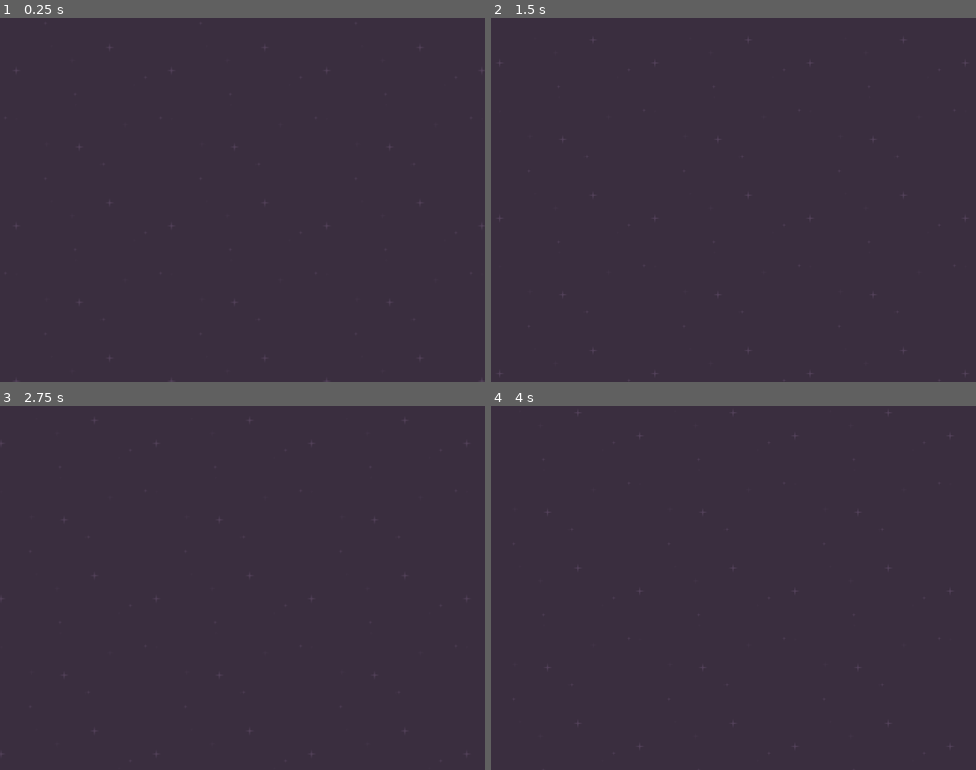
Above: before the commit, frames 1-4 (two rows, left to right).
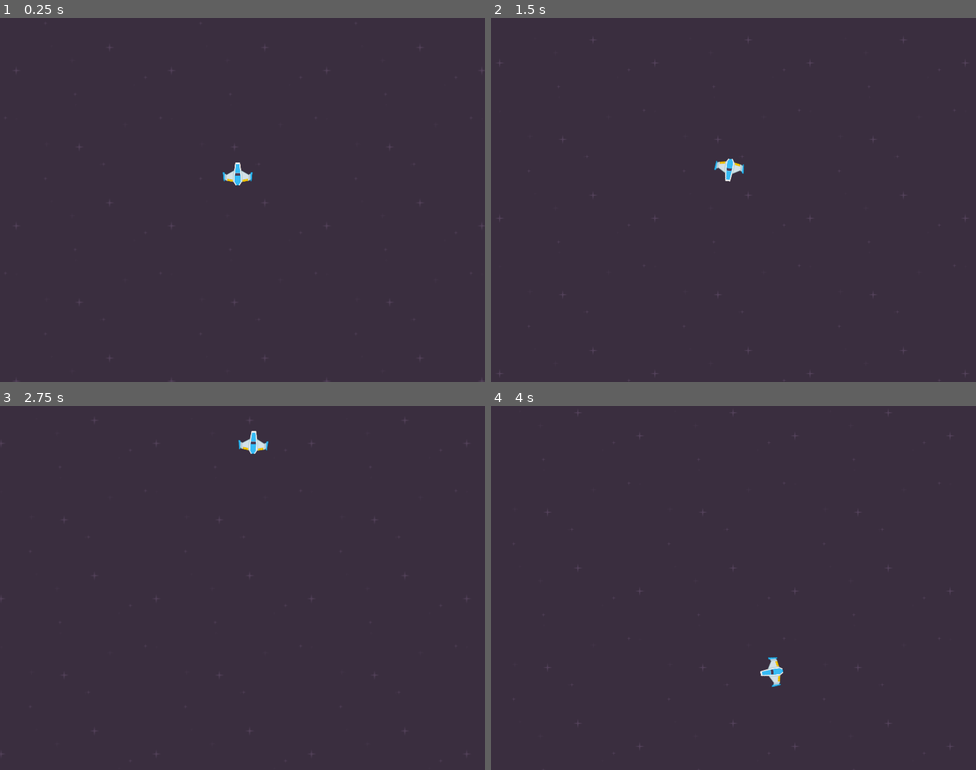
Above: after the commit, the same moments.

Repository: nicognito/game-a-week-001
Game: Godot game, scene res://scenes/level.tscn
Same seed, same stepped clock (60 frames per second), same inputs: the game is played once before the commit and once after it.
Inputs:
- Up to frame 1 (0.25 s): no input
- Up to frame 2 (1.5 s): tap Enter at 0.5 s; hold D (turn_right, bound only after the commit) 0.53-1.28 s; hold S (move_back, bound only after the commit) from 1.28 s (still down)
- Up to frame 3 (2.75 s): release S (move_back, bound only after the commit) at 2.03 s; hold D (turn_right, bound only after the commit) from 2.03 s (still down)
- Up to frame 4 (4 s): release D (turn_right, bound only after the commit) at 2.78 s; hold W (move_forward, bound only after the commit) 2.78-3.53 s; hold A (turn_left, bound only after the commit) from 3.53 s (still down)

The runs differ from the first frame. In frame 1, 0.2% of the frame differs, in the area x 45-53%, y 39-46%; in frame 2, 0.2%, in the area x 46-53%, y 38-45%; in frame 3, 0.2%; in frame 4, 0.2%.

Commit message:
Add player

Diff:
--- a/project.godot
+++ b/project.godot
@@ -19,3 +19,30 @@
 
 window/size/viewport_width=800
 window/size/viewport_height=600
+
+[input]
+
+turn_left={
+"deadzone": 0.5,
+"events": [Object(InputEventKey,"resource_local_to_scene":false,"resource_name":"","device":-1,"window_id":0,"alt_pressed":false,"shift_pressed":false,"ctrl_pressed":false,"meta_pressed":false,"pressed":false,"keycode":0,"physical_keycode":65,"key_label":0,"unicode":97,"echo":false,"script":null)
+, Object(InputEventKey,"resource_local_to_scene":false,"resource_name":"","device":-1,"window_id":0,"alt_pressed":false,"shift_pressed":false,"ctrl_pressed":false,"meta_pressed":false,"pressed":false,"keycode":0,"physical_keycode":4194319,"key_label":0,"unicode":0,"echo":false,"script":null)
+]
+}
+turn_right={
+"deadzone": 0.5,
+"events": [Object(InputEventKey,"resource_local_to_scene":false,"resource_name":"","device":-1,"window_id":0,"alt_pressed":false,"shift_pressed":false,"ctrl_pressed":false,"meta_pressed":false,"pressed":false,"keycode":0,"physical_keycode":68,"key_label":0,"unicode":100,"echo":false,"script":null)
+, Object(InputEventKey,"resource_local_to_scene":false,"resource_name":"","device":-1,"window_id":0,"alt_pressed":false,"shift_pressed":false,"ctrl_pressed":false,"meta_pressed":false,"pressed":false,"keycode":0,"physical_keycode":4194321,"key_label":0,"unicode":0,"echo":false,"script":null)
+]
+}
+move_forward={
+"deadzone": 0.5,
+"events": [Object(InputEventKey,"resource_local_to_scene":false,"resource_name":"","device":-1,"window_id":0,"alt_pressed":false,"shift_pressed":false,"ctrl_pressed":false,"meta_pressed":false,"pressed":false,"keycode":0,"physical_keycode":87,"key_label":0,"unicode":119,"echo":false,"script":null)
+, Object(InputEventKey,"resource_local_to_scene":false,"resource_name":"","device":-1,"window_id":0,"alt_pressed":false,"shift_pressed":false,"ctrl_pressed":false,"meta_pressed":false,"pressed":false,"keycode":0,"physical_keycode":4194320,"key_label":0,"unicode":0,"echo":false,"script":null)
+]
+}
+move_back={
+"deadzone": 0.5,
+"events": [Object(InputEventKey,"resource_local_to_scene":false,"resource_name":"","device":-1,"window_id":0,"alt_pressed":false,"shift_pressed":false,"ctrl_pressed":false,"meta_pressed":false,"pressed":false,"keycode":0,"physical_keycode":83,"key_label":0,"unicode":115,"echo":false,"script":null)
+, Object(InputEventKey,"resource_local_to_scene":false,"resource_name":"","device":-1,"window_id":0,"alt_pressed":false,"shift_pressed":false,"ctrl_pressed":false,"meta_pressed":false,"pressed":false,"keycode":0,"physical_keycode":4194322,"key_label":0,"unicode":0,"echo":false,"script":null)
+]
+}
--- a/scenes/level.tscn
+++ b/scenes/level.tscn
@@ -1,7 +1,11 @@
-[gd_scene load_steps=2 format=3 uid="uid://vckxp7glvgdk"]
+[gd_scene load_steps=3 format=3 uid="uid://vckxp7glvgdk"]
 
 [ext_resource type="PackedScene" uid="uid://b8338plkfvf4a" path="res://scenes/background.tscn" id="1_gq35q"]
+[ext_resource type="PackedScene" uid="uid://4yqg3qkt2luf" path="res://scenes/player.tscn" id="2_jswdu"]
 
 [node name="Level" type="Node2D"]
 
 [node name="Background" parent="." instance=ExtResource("1_gq35q")]
+
+[node name="Player" parent="." instance=ExtResource("2_jswdu")]
+position = Vector2(392, 257)
--- /dev/null
+++ b/scenes/player.tscn
@@ -0,0 +1,27 @@
+[gd_scene load_steps=5 format=3 uid="uid://4yqg3qkt2luf"]
+
+[ext_resource type="Script" path="res://scripts/player.gd" id="1_4yaxs"]
+[ext_resource type="Texture2D" uid="uid://cemr0dqjxdwyd" path="res://assets/textures/player/playerShip1_blue.png" id="1_7h6hq"]
+
+[sub_resource type="CapsuleShape2D" id="CapsuleShape2D_deqqt"]
+radius = 5.0
+height = 36.0
+
+[sub_resource type="CapsuleShape2D" id="CapsuleShape2D_aqj0a"]
+radius = 6.0
+height = 44.0
+
+[node name="Player" type="CharacterBody2D"]
+script = ExtResource("1_4yaxs")
+
+[node name="Sprite2D" type="Sprite2D" parent="."]
+scale = Vector2(0.5, 0.5)
+texture = ExtResource("1_7h6hq")
+
+[node name="MainBodyCollisionShape2D" type="CollisionShape2D" parent="."]
+shape = SubResource("CapsuleShape2D_deqqt")
+
+[node name="WingsCollisionShape2D" type="CollisionShape2D" parent="."]
+position = Vector2(0, 6)
+rotation = 1.5708
+shape = SubResource("CapsuleShape2D_aqj0a")
--- /dev/null
+++ b/scripts/player.gd
@@ -0,0 +1,38 @@
+extends CharacterBody2D
+
+
+@export var acceleration = 5
+@export var turn_speed = 250
+@export var braking_factor = 100
+@export var max_speed = 200
+
+
+func _process(delta):
+	if Input.is_action_pressed("turn_left"):
+		rotation_degrees -= turn_speed * delta
+	if Input.is_action_pressed("turn_right"):
+		rotation_degrees += turn_speed * delta
+
+
+func _physics_process(delta):
+	var direction = Input.get_axis("move_forward", "move_back")
+	if not direction:
+		velocity -= velocity / braking_factor
+	else:
+		velocity += acceleration * Vector2(0, direction).rotated(rotation)
+
+	# cap speed
+	if velocity.length() > max_speed:
+		velocity = velocity.normalized() * max_speed
+
+	move_and_slide()
+
+	var screen_size = get_viewport_rect().size
+	if position.x < 0:
+		position.x = screen_size.x
+	elif position.x > screen_size.x - 1:
+		position.x = 0
+	if position.y < 0:
+		position.y = screen_size.y
+	elif position.y > screen_size.y - 1:
+		position.y = 0
Binary file added: assets/textures/player/playerShip1_blue.png
Not shown, added: assets/textures/player/playerShip1_blue.png.import
